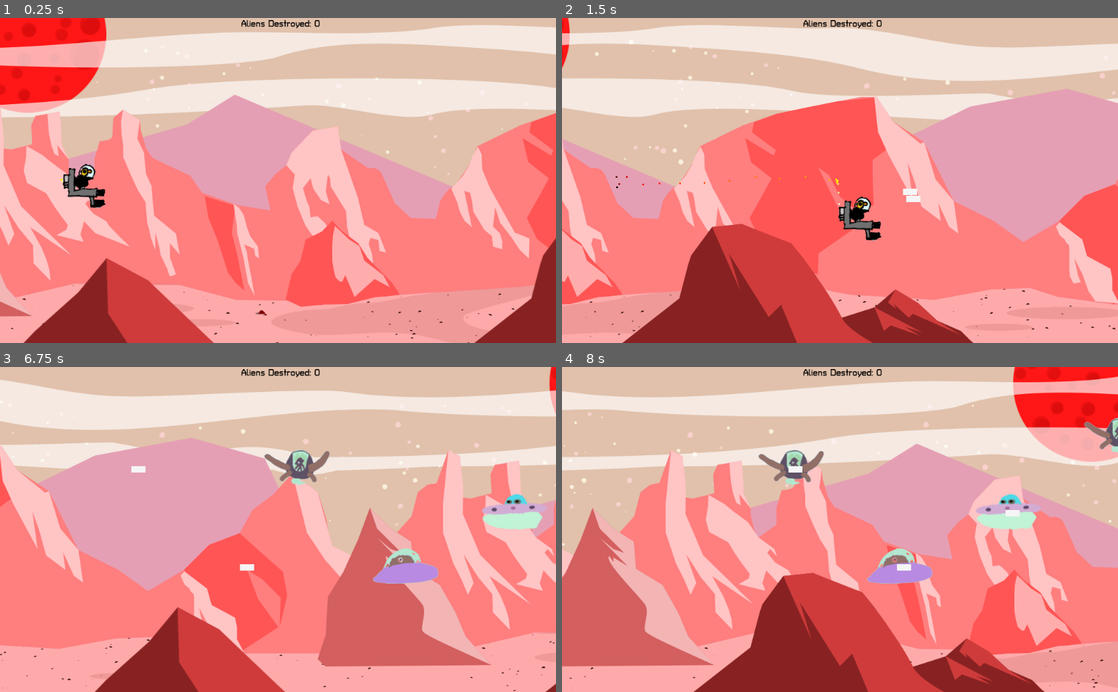
Above: before the commit, frames 1-4 (two rows, left to right).
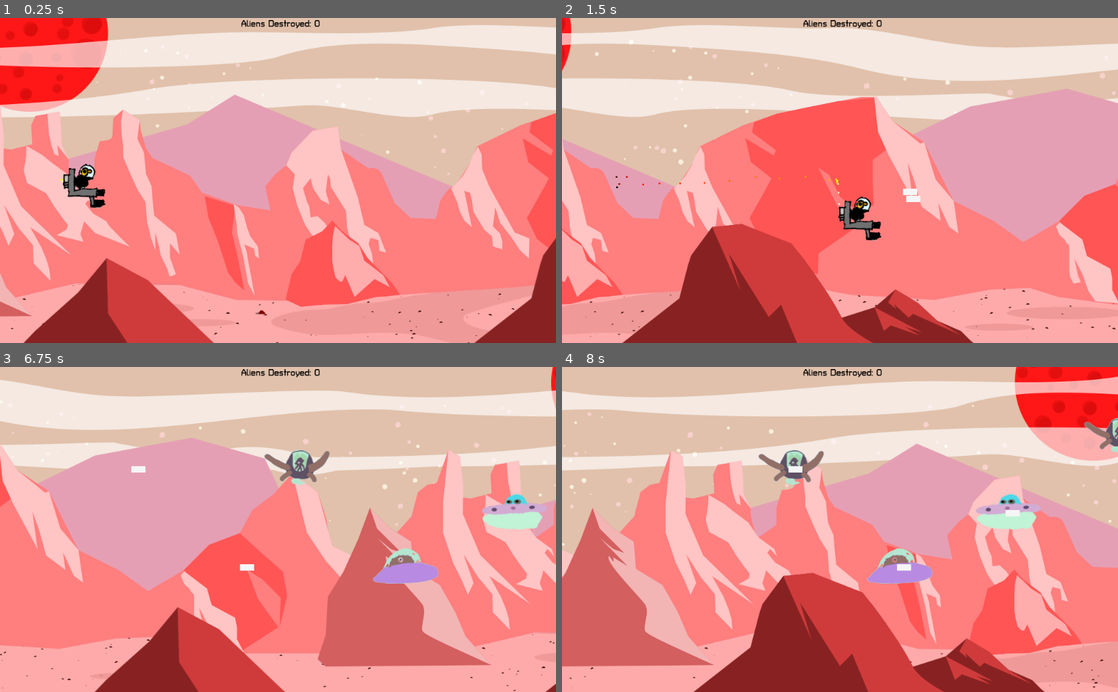
Above: after the commit, the same moments.

Repository: the-g-force/FamJam-January2021
Game: Godot game, scene res://src/Level.tscn
Same seed, same stepped clock (60 frames per second), same inputs: the game is played once before the commit and once after it.
Inputs:
- Up to frame 1 (0.25 s): no input
- Up to frame 2 (1.5 s): tap Enter at 0.5 s; hold D (move_right) 0.53-1.28 s; tap Space (fire) at 0.6, 1.35 s; hold S (move_down) from 1.28 s (still down)
- Up to frame 3 (6.75 s): release S (move_down) at 2.03 s; hold D (move_right) 2.03-2.78 s; tap Space (fire) every 0.75 s from 2.1 to 6.6 s; hold W (move_up) 2.78-3.53 s; hold A (move_left) 3.53-5.03 s; hold S (move_down) 5.03-5.78 s; hold D (move_right) 5.78-6.53 s; hold W (move_up) from 6.53 s (still down)
- Up to frame 4 (8 s): release W (move_up) at 7.28 s; hold D (move_right) from 7.28 s (still down); tap Space (fire) at 7.35 s

The runs differ from the first frame. In frame 1, 0.2% of the frame differs, in the area x 0-20%, y 0-30%; in frame 2, less than 0.1%; in frame 3, less than 0.1%; in frame 4, 0.2%, in the area x 81-100%, y 0-30%.

Commit message:
Actually change parallax layers

Diff:
--- a/project/src/Level.tscn
+++ b/project/src/Level.tscn
@@ -27,7 +27,7 @@
 centered = false
 
 [node name="Moon" type="ParallaxLayer" parent="ParallaxBackground"]
-position = Vector2( 1.5874, -1.5874 )
+position = Vector2( 4.76221, -3.1748 )
 motion_scale = Vector2( 0.29, 1 )
 motion_mirroring = Vector2( 2048, 0 )
 
